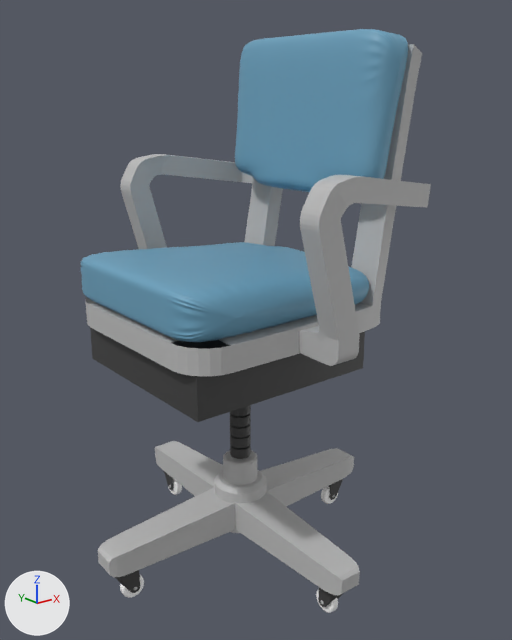
The FBX model Blacksad/Assets/ODis_Chair.fbx: old version first, new version second.
Both versions are drawn from a camera (50 mm lens) standing at (-0.0795, 0.0309, 0.1442) and looking at (0.0073, 0.1394, 0.1008). Every picture has the same lights, and +X, +Y and +Z are marked at lower left. Where no turn or scale is listed for an object, it has been applied to the vertices. Vertices at the same position are counted once.

Script lines for the objects in view, before the commit:
```python
me_mesh = bpy.data.meshes.new('Mesh')
me_mesh.from_pydata(...)  # 60865 vertices, 60544 faces; spans x -0.0338..0.0338, y -0.0337..0.0337, z -0.0546..0.0543
# faces by material slot: [2172, 3379, 720, 54273]
me_mesh.materials.append(mat_m_chair2_base)  # grey #bcbcbc
me_mesh.materials.append(mat_m_chair2_darkmetal)  # black #3d3d3d
me_mesh.materials.append(mat_m_chair2_wheels)  # white #ffffff
me_mesh.materials.append(mat_m_chair2_cushion)  # blue #699fbc
ob_chair_2_def_ocor_chair1 = bpy.data.objects.new('Chair_2_def:OCor_Chair1', me_mesh)
ob_chair_2_def_ocor_chair1.location = (0.0051, 0.1415, 0.1019)
```
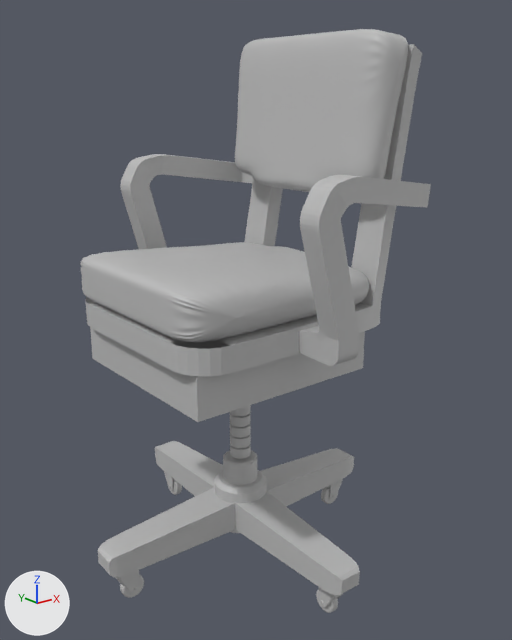
Changed parts and their boxes (x1, y1, x2, y2) in the pictures (512 x 640 px):
```json
{"part": 1, "of": "me_mesh", "change": "recoloured", "before": [90, 327, 365, 607], "after": [90, 327, 365, 607], "on screen": "black to grey"}
{"part": 2, "of": "me_mesh", "change": "recoloured", "before": [120, 479, 338, 613], "after": [120, 479, 338, 613]}
{"part": 3, "of": "me_mesh", "change": "recoloured", "before": [80, 29, 408, 342], "after": [80, 29, 408, 342], "on screen": "blue to grey"}
```

Scene script edits in JSON lines:
```json
{"block": "me_mesh", "where": "me_mesh.from_pydata(...)  # 60865 vertices, 60544 faces; spans x -0.0338..0.0338, y -0.0337..0.0337, z -0.0546..0.0543"}
{"block": "me_mesh", "where": "# used by ob_chair_2_def_ocor_chair1; location = (0.0051, 0.1415, 0.1019)"}
{"block": "me_mesh", "change": "me_mesh part 1: all 3379 faces that had it switch from mat_m_chair2_darkmetal (black #3d3d3d) to mat_m_chair2_base (grey #bcbcbc)"}
{"block": "me_mesh", "change": "me_mesh part 2: all 720 faces that had it switch from mat_m_chair2_wheels (white #ffffff) to mat_m_chair2_base (grey #bcbcbc)"}
{"block": "me_mesh", "change": "me_mesh part 3: all 54273 faces that had it switch from mat_m_chair2_cushion (blue #699fbc) to mat_m_chair2_base (grey #bcbcbc)"}
```
